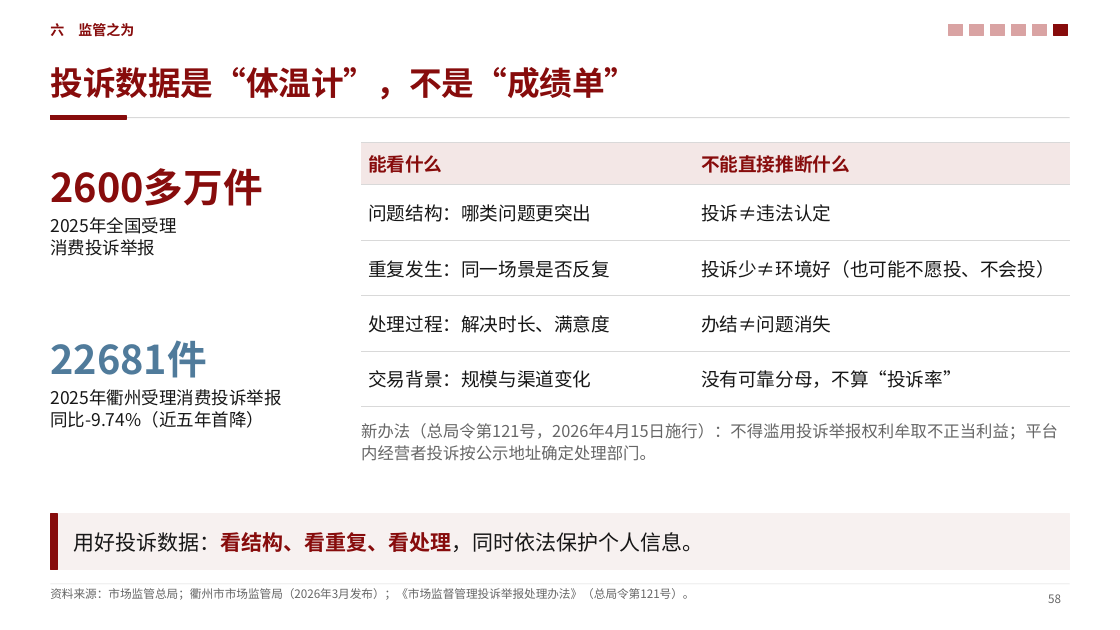
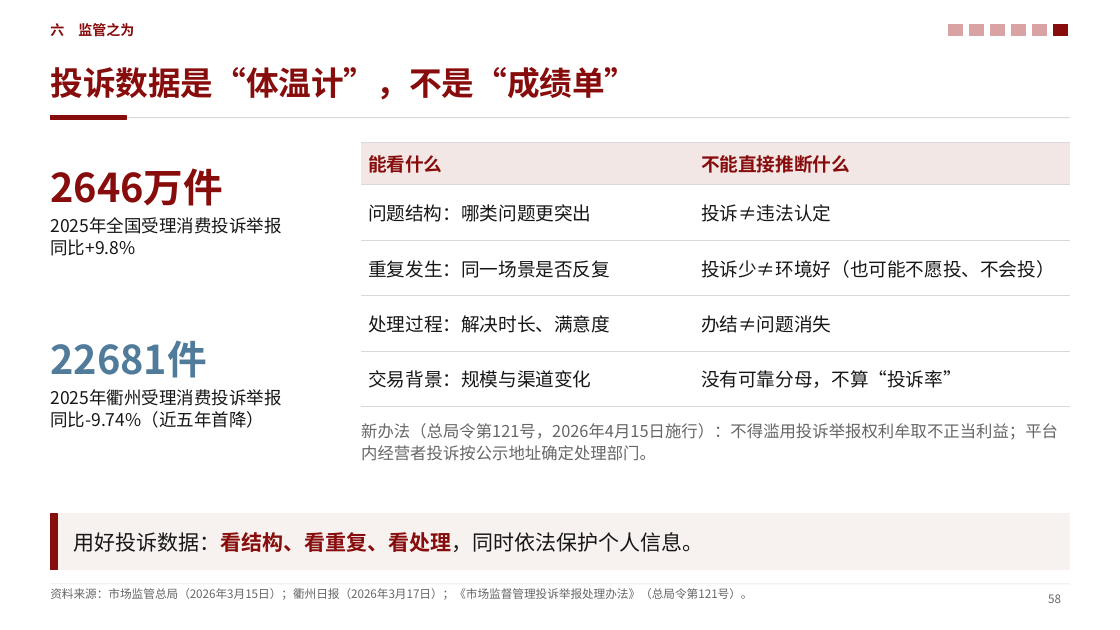
Before and after one commit to zerongwong/zerongwong.github.io, a slide deck: slide 58 of talks/2026-10-consumption-regulation/消费提振视角下的中国宏观经济形势分析_第三稿.pptx. Drawn at 1120x630 pixels with LibreOffice and Linux fonts; fonts in the diff are those of the drawing. Boxes give left, top, right and bottom in pixels: in the first picture for what was removed or moved away, otherwise in the second. Text is boxed around its words. In the diff, an @@ line names an element or a change of style, - is before the commit and + after.

```diff
--- a/talks/2026-10-consumption-regulation/消费提振视角下的中国宏观经济形势分析_第三稿.pptx
+++ b/talks/2026-10-consumption-regulation/消费提振视角下的中国宏观经济形势分析_第三稿.pptx
@@ text at (50,168,223,206): text changed @@
-2600多万件
+2646万件
@@ text at (50,217,281,256): text changed @@
-2025年全国受理
-消费投诉举报
+2025年全国受理消费投诉举报
+同比+9.8%
@@ text at (50,588,752,600): text changed @@
-资料来源：市场监管总局；衢州市市场监管局（2026年3月发布）；《市场监督管理投诉举报处理办法》（总局令第121号）。
+资料来源：市场监管总局（2026年3月15日）；衢州日报（2026年3月17日）；《市场监督管理投诉举报处理办法》（总局令第121号）。
```
Also in this commit, not shown: 5 other slides changed, 7 other files.
